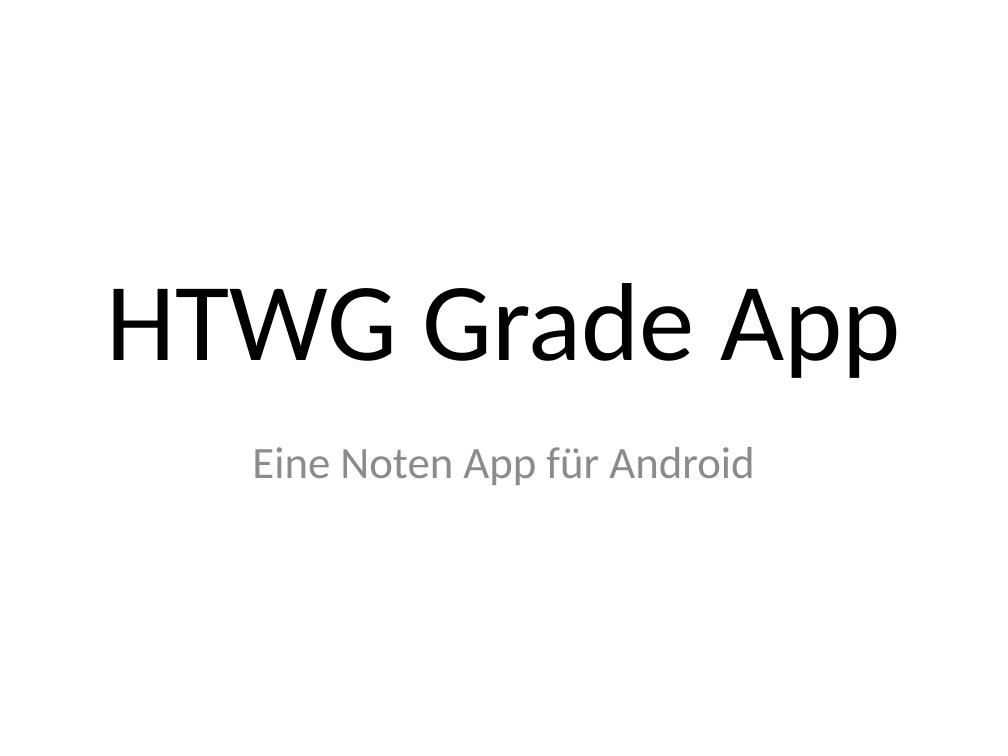
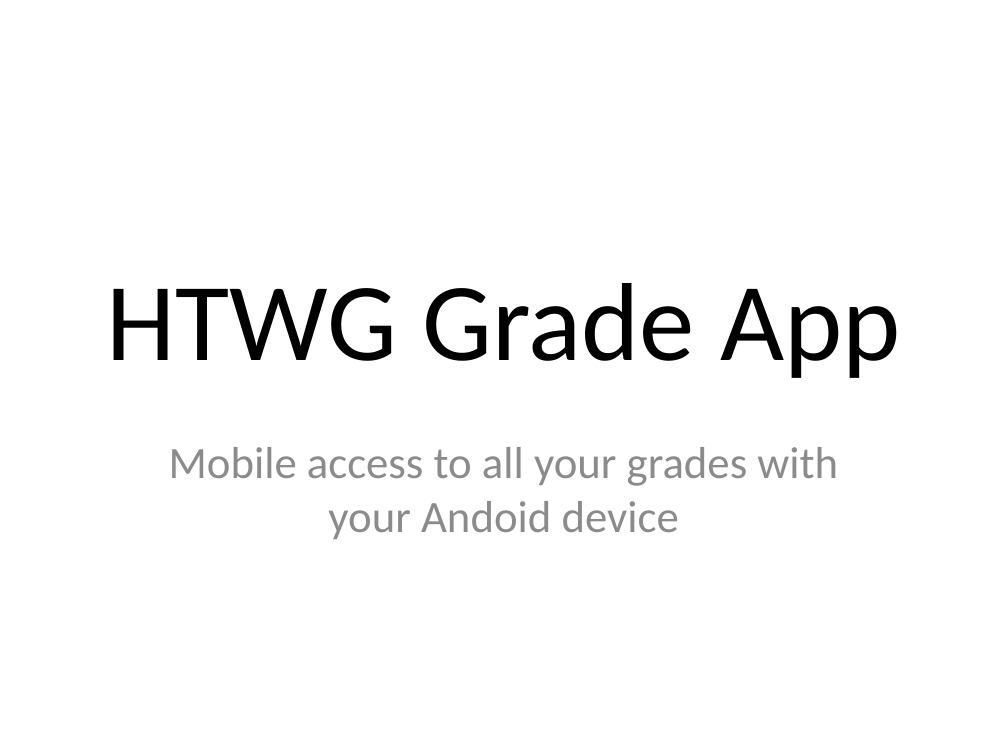
Before and after one commit to n0rf/htwg-grade-app, a slide deck: slide 1 of docs/notenapp-praesi.pptx. Drawn at 1008x756 pixels with LibreOffice and Linux fonts; fonts in the diff are those of the drawing. Boxes give left, top, right and bottom in pixels: in the first picture for what was removed or moved away, otherwise in the second. Text is boxed around its words. In the diff, an @@ line names an element or a change of style, - is before the commit and + after.

```diff
--- a/docs/notenapp-praesi.pptx
+++ b/docs/notenapp-praesi.pptx
@@ subtitle at <box>169,447,838,539</box>: text changed @@
-Eine Noten App für Android
+Mobile access to all your grades with your Andoid device
```
Also in this commit, not shown: 2 other slides changed, 7 slides added, 1 slide removed.
